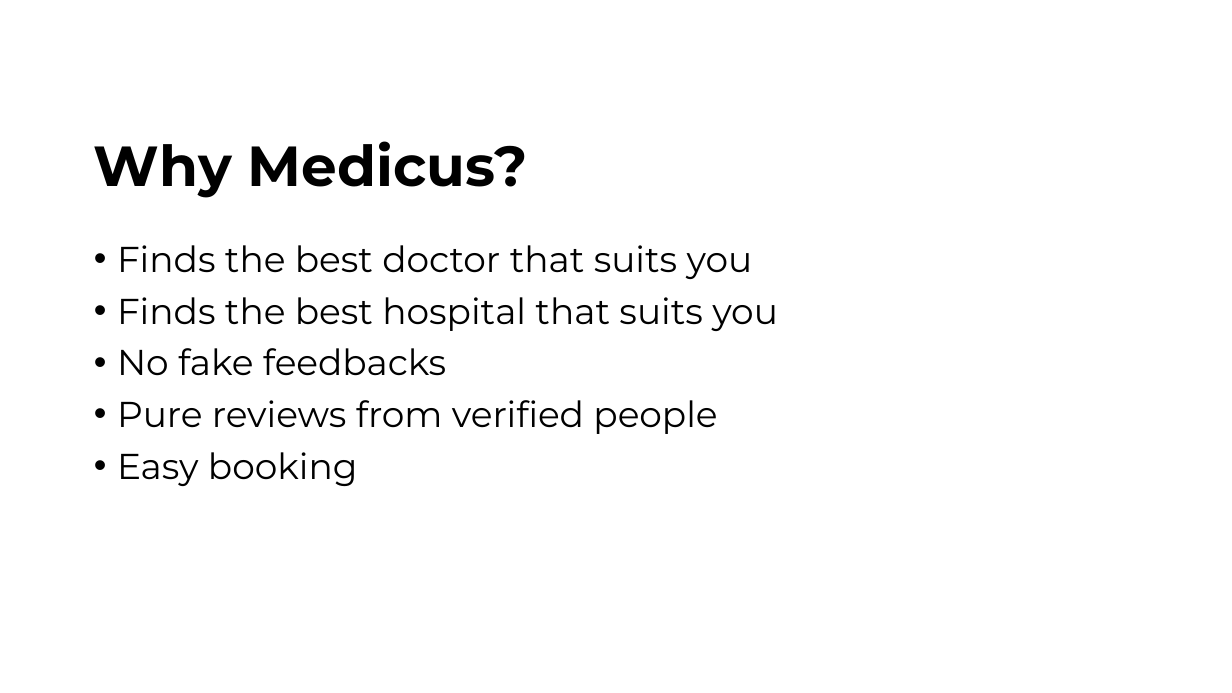
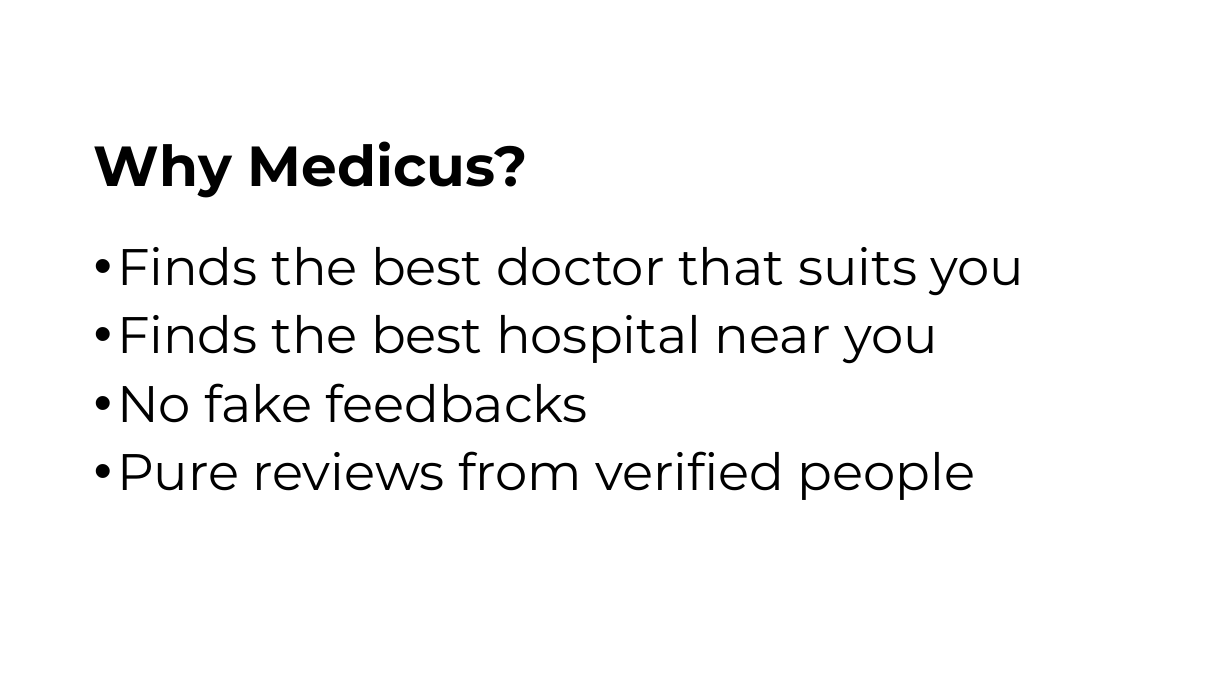
Before and after one commit to R-Aravind/findmyhospital, a slide deck: slide 5 of ISQIP-Presentation/ISQIP_presentation.pptx (slide 3 before the commit). Drawn at 1232x693 pixels with LibreOffice and Linux fonts; fonts in the diff are those of the drawing; background and template pictures are left out. Boxes give left, top, right and bottom in pixels: in the first picture for what was removed or moved away, otherwise in the second. Text is boxed around its words. In the diff, an @@ line names an element or a change of style, - is before the commit and + after.

```diff
--- a/ISQIP-Presentation/ISQIP_presentation.pptx
+++ b/ISQIP-Presentation/ISQIP_presentation.pptx
@@ text at [117,247,1025,500]: size 28 to 40 pt in "Finds the best doctor that suits you", "No fake feedbacks", "Pure reviews from verified people" @@
@@ text at [117,315,938,364]: text changed; size 28 to 40 pt @@
-• Finds the best hospital that suits you
+• Finds the best hospital near you
@@ text at [117,452,358,486]: paragraph removed @@
-• Easy booking
```
Also in this commit, not shown: 1 other slide changed, 5 slides added, 3 slides removed, 4 other files.
